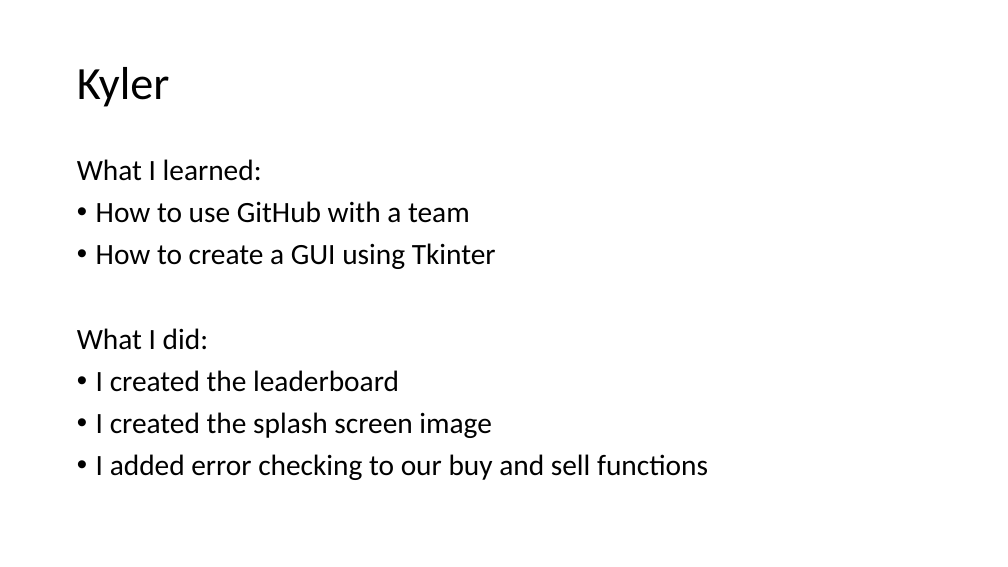
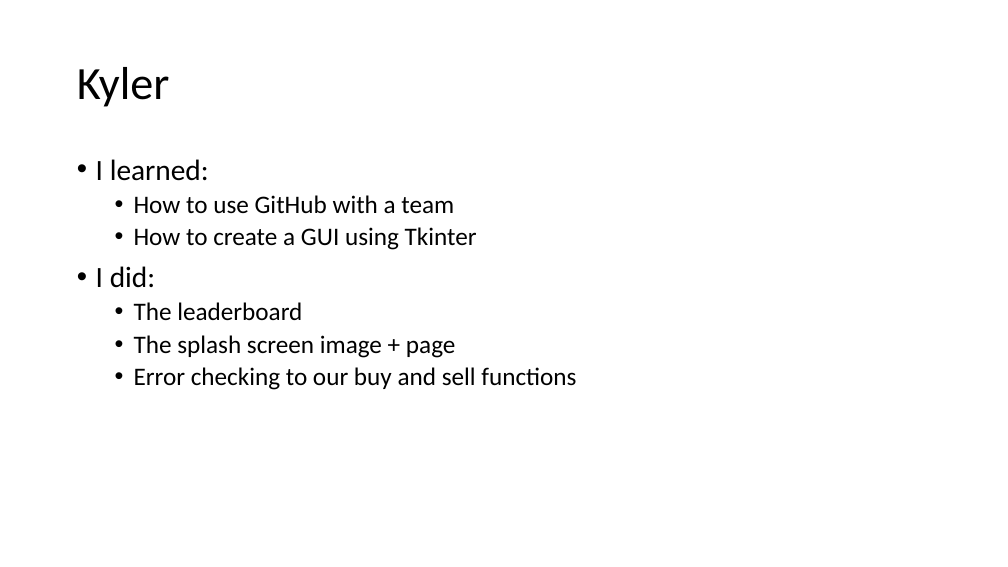
Before and after one commit to trent-hudgens/UVStocks, a slide deck: slide 6 of group project.pptx. Drawn at 1008x567 pixels with LibreOffice and Linux fonts; fonts in the diff are those of the drawing. Boxes give left, top, right and bottom in pixels: in the first picture for what was removed or moved away, otherwise in the second. Text is boxed around its words. In the diff, an @@ line names an element or a change of style, - is before the commit and + after.

Commit message:
organize and style group project pptx

```diff
--- a/group project.pptx
+++ b/group project.pptx
@@ text at (x1=96, y1=159, x2=209, y2=181): text changed @@
-What I learned:
+• I learned:
@@ text at (x1=134, y1=195, x2=477, y2=250): size 28 to 24 pt in "How to use GitHub with a team", "How to create a GUI using Tkinter"; list level 1 to 2 in "How to use GitHub with ..."; list level 1 to 2 in "How to create a GUI ..." @@
@@ text at (x1=96, y1=266, x2=576, y2=390): text changed; size 28 to 24 pt @@
-What I did:
-• I created the leaderboard
-• I created the splash screen image
-• I added error checking to our buy and sell functions
+• I did:
+  • The leaderboard
+  • The splash screen image + page
+  • Error checking to our buy and sell functions
```
Also in this commit, not shown: 3 other slides changed.
